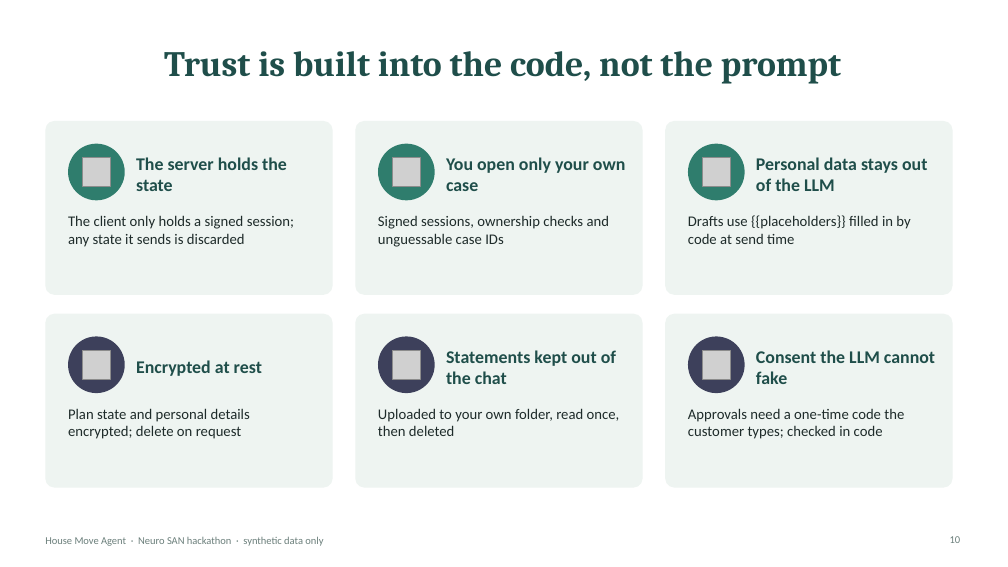
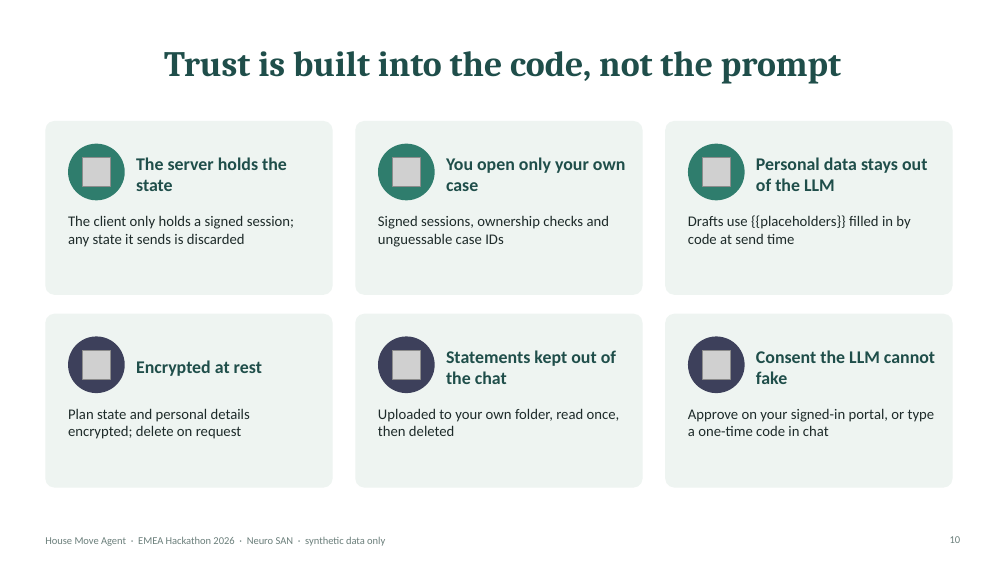
Before and after one commit to varadarajp/neuro-san-house-move, a slide deck: slide 10 of House_Move_Agent.pptx. Drawn at 1008x567 pixels with LibreOffice and Linux fonts; fonts in the diff are those of the drawing; grey boxes stand for pictures. Boxes give left, top, right and bottom in pixels: in the first picture for what was removed or moved away, otherwise in the second. Text is boxed around its words. In the diff, an @@ line names an element or a change of style, - is before the commit and + after.

```diff
--- a/House_Move_Agent.pptx
+++ b/House_Move_Agent.pptx
@@ text at [688, 408, 935, 436]: text changed @@
-Approvals need a one-time code the customer types; checked in code
+Approve on your signed-in portal, or type a one-time code in chat
@@ text at [45, 537, 385, 546]: text changed @@
-House Move Agent · Neuro SAN hackathon · synthetic data only
+House Move Agent · EMEA Hackathon 2026 · Neuro SAN · synthetic data only
```
Also in this commit, not shown: 15 other slides changed, 1 slide added, 9 other files.
